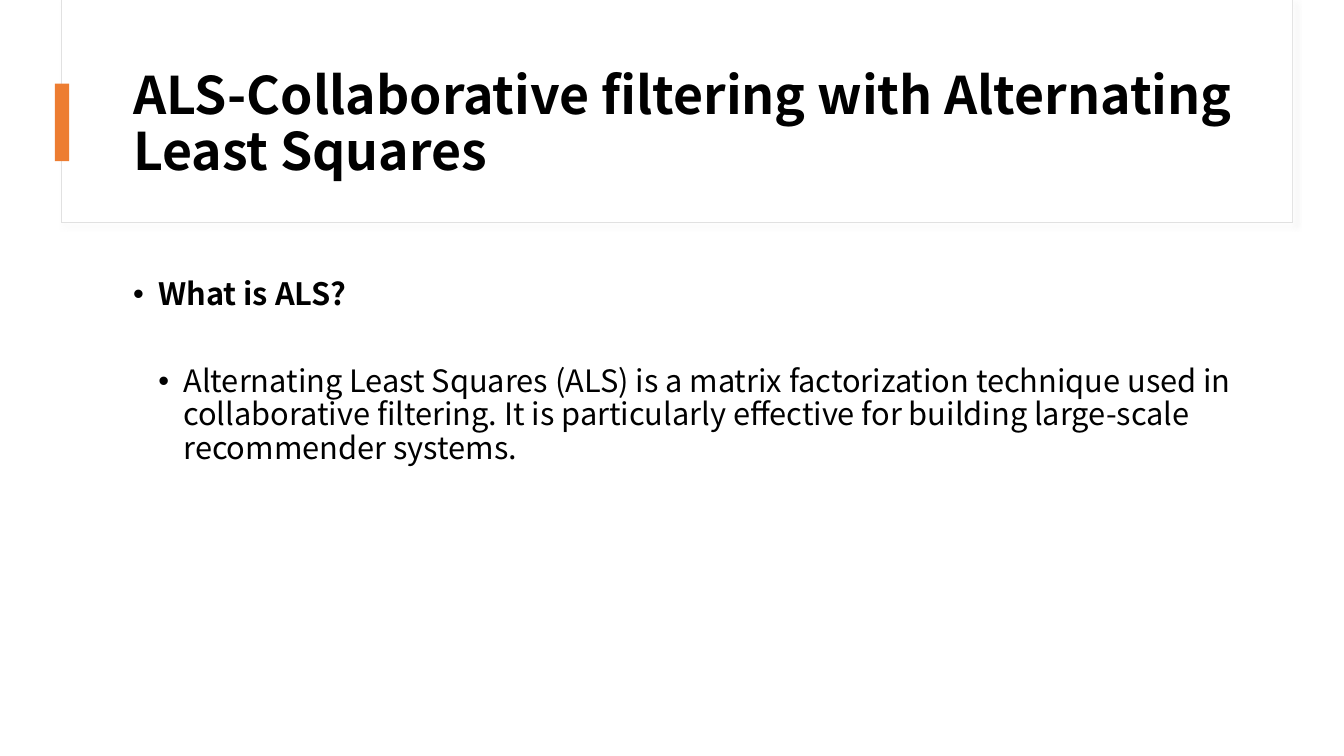
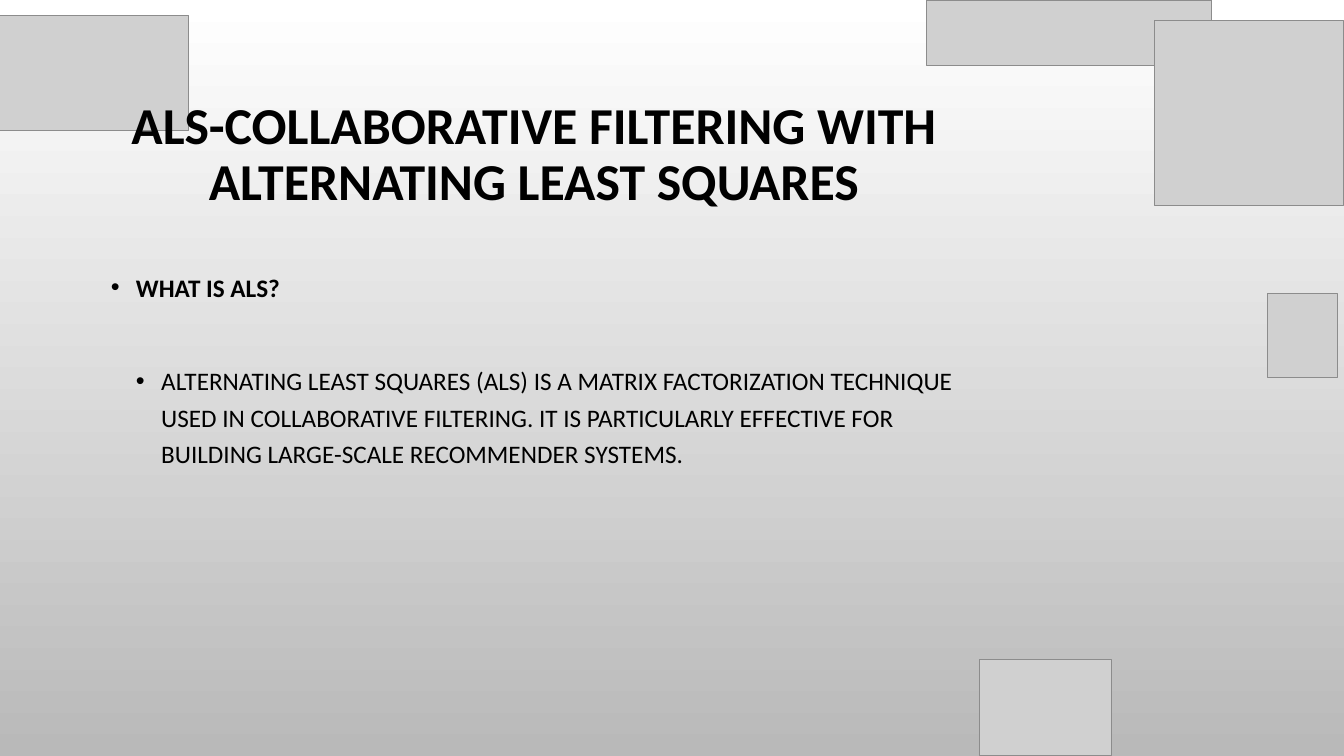
Before and after one commit to susie682/752-project, a slide deck: slide 6 of Commerce Product Recommendation with Spark ML-PPT - V2.pptx. Drawn at 1344x756 pixels with LibreOffice and Linux fonts; fonts in the diff are those of the drawing; grey boxes stand for pictures; background and template pictures are left out. Boxes give left, top, right and bottom in pixels: in the first picture for what was removed or moved away, otherwise in the second. Text is boxed around its words. In the diff, an @@ line names an element or a change of style, - is before the commit and + after.

```diff
--- a/Commerce Product Recommendation with Spark ML-PPT - V2.pptx
+++ b/Commerce Product Recommendation with Spark ML-PPT - V2.pptx
@@ background #FFFFFF to picture (left out) @@
@@ picture added at [0,15,189,130] @@
@@ rectangle removed at [62,0,1293,223] @@
@@ rectangle removed at [63,0,1293,222] @@
@@ picture added at [927,0,1212,66] @@
@@ picture added at [1154,20,1344,206] @@
@@ rectangle removed at [55,84,70,161] @@
@@ text at [131,102,936,207]: text changed; font Noto Sans CJK SC to Calibri @@
-ALS-Collaborative filtering with Alternating Least Squares
+ALS-COLLABORATIVE FILTERING WITH ALTERNATING LEAST SQUARES
@@ text at [136,279,952,463]: text changed; size 22 to 18 pt; font Noto Sans CJK SC to Calibri @@
-• What is ALS?
-  • Alternating Least Squares (ALS) is a matrix factorization technique used in collaborative filtering. It is particularly effective for building large-scale recommender systems.
+• WHAT IS ALS?
+  • ALTERNATING LEAST SQUARES (ALS) IS A MATRIX FACTORIZATION TECHNIQUE USED IN COLLABORATIVE FILTERING. IT IS PARTICULARLY EFFECTIVE FOR BUILDING LARGE-SCALE RECOMMENDER SYSTEMS.
@@ picture added at [1267,293,1338,378] @@
@@ picture added at [980,659,1111,756] @@
```
Also in this commit, not shown: 14 other slides changed.
